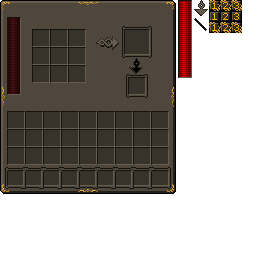
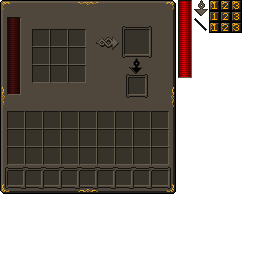
Layers edited between the first and the second 256 × 256 image:
painted on "outlines" over left=209, top=0, right=242, bottom=33
